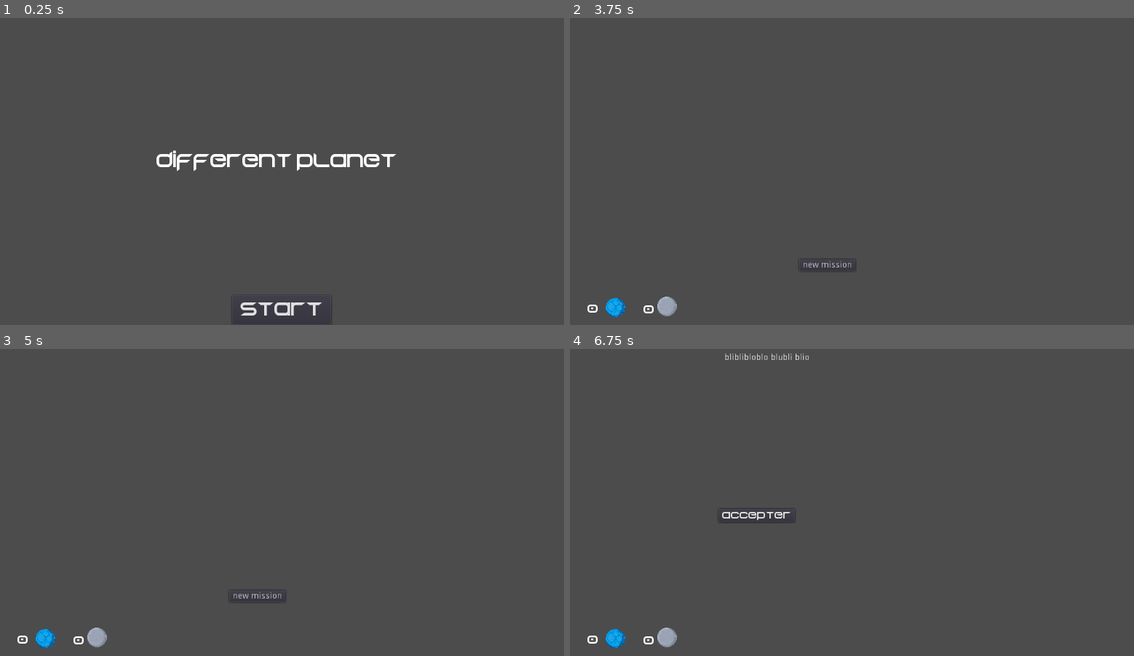
Above: before the commit, frames 1-4 (two rows, left to right).
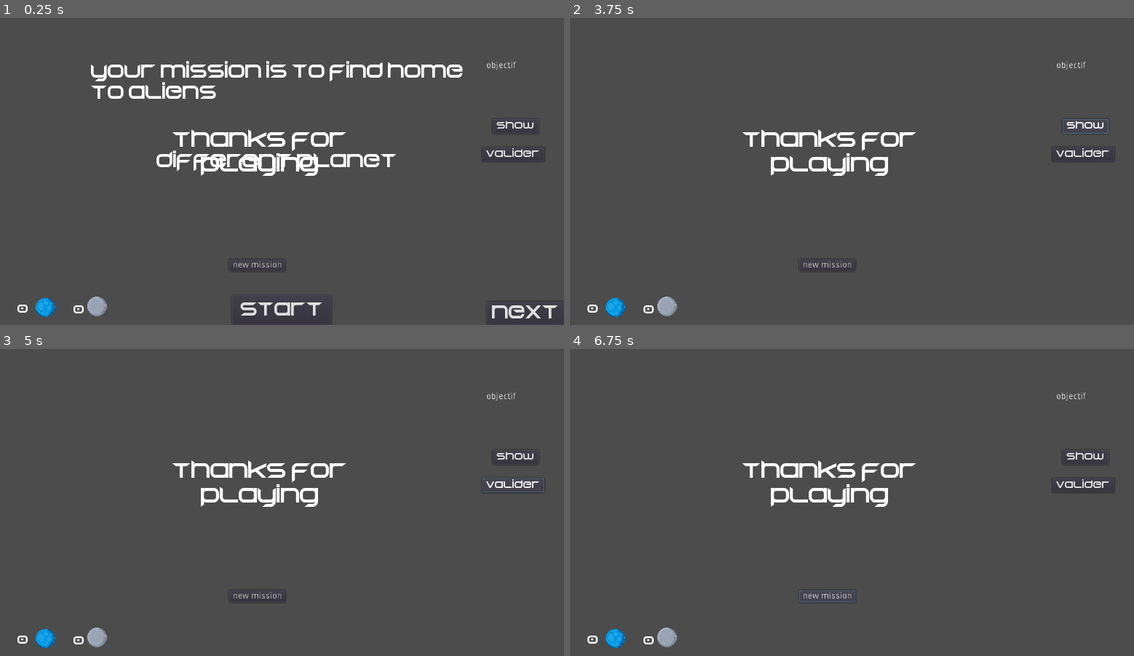
Above: after the commit, the same moments.

Repository: RyanHerb/-jubilant-octo-robot
Game: Godot game, scene res://Main.tscn
Same seed, same stepped clock (60 frames per second), same inputs: the game is played once before the commit and once after it.
Inputs (mouse positions are in pixels of both pictures, inside the frame that each line leads up to):
- Up to frame 1 (0.25 s): no input
- Up to frame 2 (3.75 s): click "start" at 0.5 s; click (829, 263) at 1.25 s, where only the run after the commit has a clickable "new mission"; click (829, 263) at 2 s, where only the run after the commit has a clickable "new mission"; click "next" at 2.75 s; click (1083, 125) at 3.5 s, where only the run after the commit has a clickable "show"
- Up to frame 3 (5 s): click (513, 484) at 4.25 s, where only the run after the commit has a clickable "valider"
- Up to frame 4 (6.75 s): click (1083, 456) at 5 s, where only the run after the commit has a clickable "show"; click (1083, 484) at 5.75 s, where only the run after the commit has a clickable "valider"; click "new mission" at 6.5 s

The runs differ from the first frame. In frame 1, 4.0% of the frame differs, in the area x 3-99%, y 13-98%; in frame 2, 1.6%; in frame 3, 1.6%; in frame 4, 1.9%.
Error after the commit: Parse Error: The function "_on_HUDBureau_mission_finished" already exists in this class (at line 55). (res://Main.gd:80)

Commit message:
reparation depot

Diff:
--- a/HUDBureau.gd
+++ b/HUDBureau.gd
@@ -6,6 +6,7 @@
 signal mission_finished
 signal see_mission
 signal see_missionIntro
+
 
 
 
@@ -69,6 +70,11 @@
 	$Prestige.hide()
 	$SymbolePrestige.hide()
 
+#func update_recap(min_temp, max_temp, gaz):
+#	$RecapMission.text = "temp : [", min_temp, ", "
+
+func update_money(budget):
+	$Money.text = str(budget + int($Money.text))
 
 func _on_AcceptMission_pressed():
 	$RecapMission.show()
@@ -76,7 +82,6 @@
 	$DescMission.hide()
 	$FinishMissionButton.show()
 	emit_signal("mission_accepted")
-
 
 
 func _on_FinishMissionButton_pressed():
--- a/Main.gd
+++ b/Main.gd
@@ -12,6 +12,7 @@
 	$HUDBureau.show_interface()
 	var mission = create_mission_1()
 	add_child(mission)
+
 	mission.connect("mission_accepte", $HUDBureau, "mission_validated")
 	$HUDBureau.new_mission()
 	yield($HUDBureau, "see_missionIntro")
@@ -20,6 +21,7 @@
 	$EntreMissions.stop()
 
 	mission = create_mission_2()
+
 	add_child(mission)
 	mission.connect("mission_accepte", $HUDBureau, "mission_validated")
 	$HUDBureau.new_mission()
@@ -30,6 +32,7 @@
 	$EntreMissions.stop()
 
 	mission = create_mission_3()
+
 	add_child(mission)
 	mission.connect("mission_accepte", $HUDBureau, "mission_validated")
 	$HUDBureau.new_mission()
@@ -73,3 +76,6 @@
 	mission.update_descr(descri)
 	mission.update_values(20, 55, "zemon", 1000)
 	return mission
+
+func _on_HUDBureau_mission_finished():
+	$EntreMissions.start()
